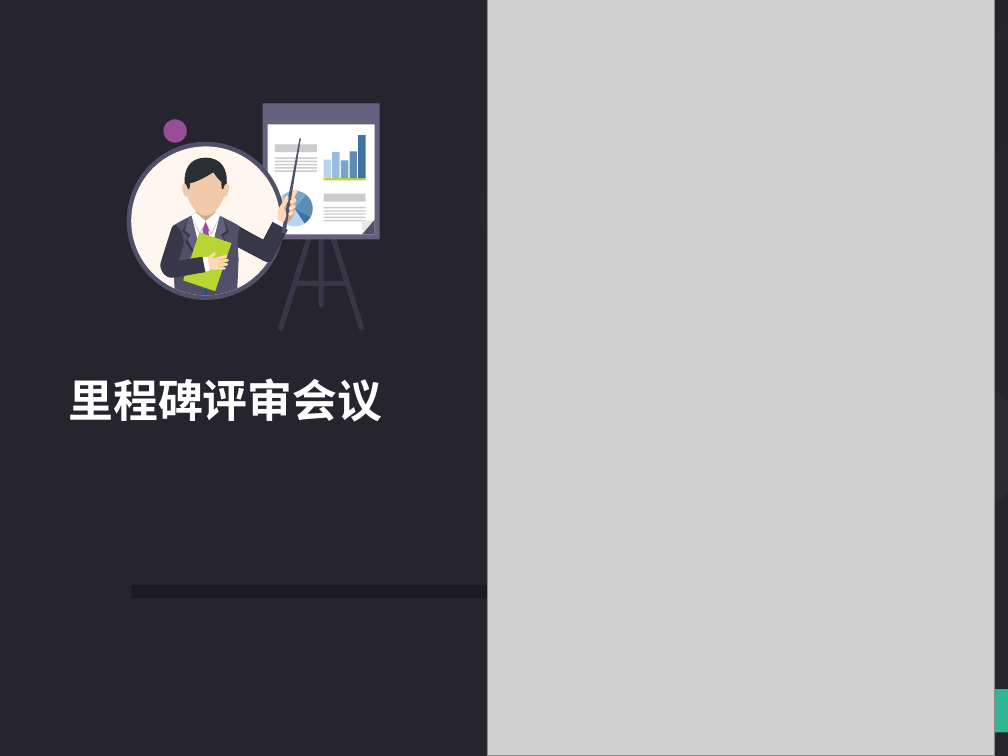
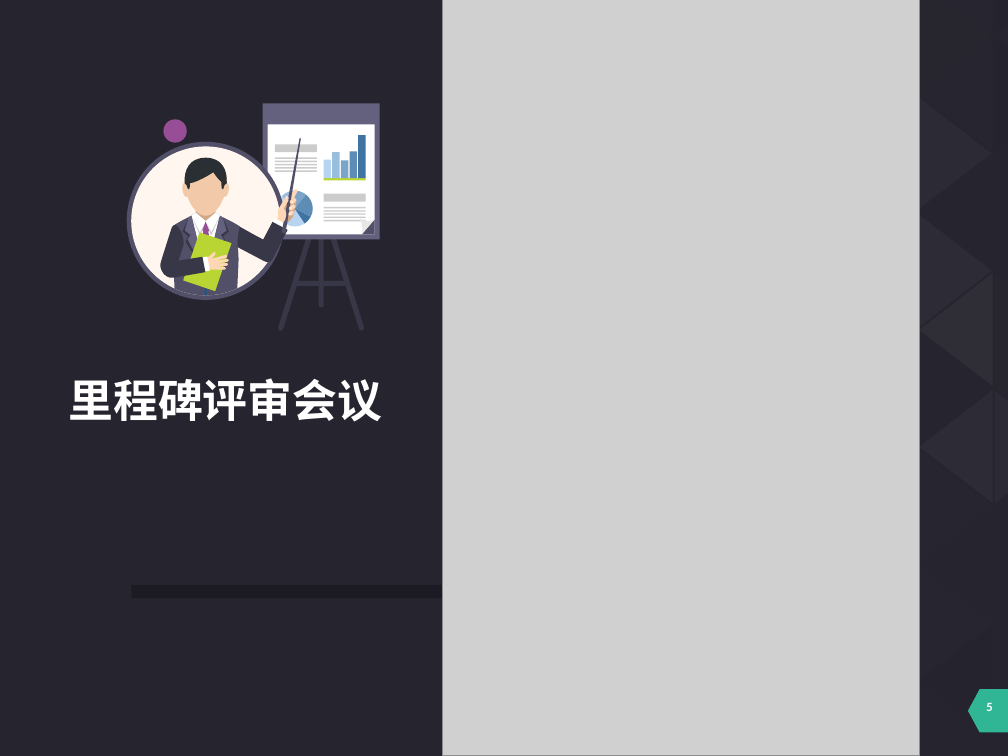
Before and after one commit to cchello/PRD2018-G01, a slide deck: slide 5 of 受控文档/需求管理阶段/PRD2018_G01_基于项目的案例教学系统需求变更评审PPT.pptx. Drawn at 1008x756 pixels with LibreOffice and Linux fonts; fonts in the diff are those of the drawing; grey boxes stand for pictures. Boxes give left, top, right and bottom in pixels: in the first picture for what was removed or moved away, otherwise in the second. Text is boxed around its words. In the diff, an @@ line names an element or a change of style, - is before the commit and + after.

```diff
--- a/受控文档/需求管理阶段/PRD2018_G01_基于项目的案例教学系统需求变更评审PPT.pptx
+++ b/受控文档/需求管理阶段/PRD2018_G01_基于项目的案例教学系统需求变更评审PPT.pptx
@@ picture: place and size @@
-picture at <box>488,0,995,756</box>
+picture at <box>443,0,919,756</box>
@@ freeform shape: place and size @@
-freeform shape at <box>460,154,536,272</box>
+freeform shape at <box>842,271,918,389</box>
@@ group added at <box>842,212,918,623</box>: 4 freeform shapes @@
@@ freeform shape: place and size @@
-freeform shape at <box>460,213,536,331</box>
+freeform shape at <box>842,447,918,564</box>
@@ page number added at <box>986,703,992,711</box>, 9 pt, text #FFFFFF, bold @@
+5
```
Also in this commit, not shown: 6 other slides changed, 7 slides added, 1 slide removed, 3 other files.
